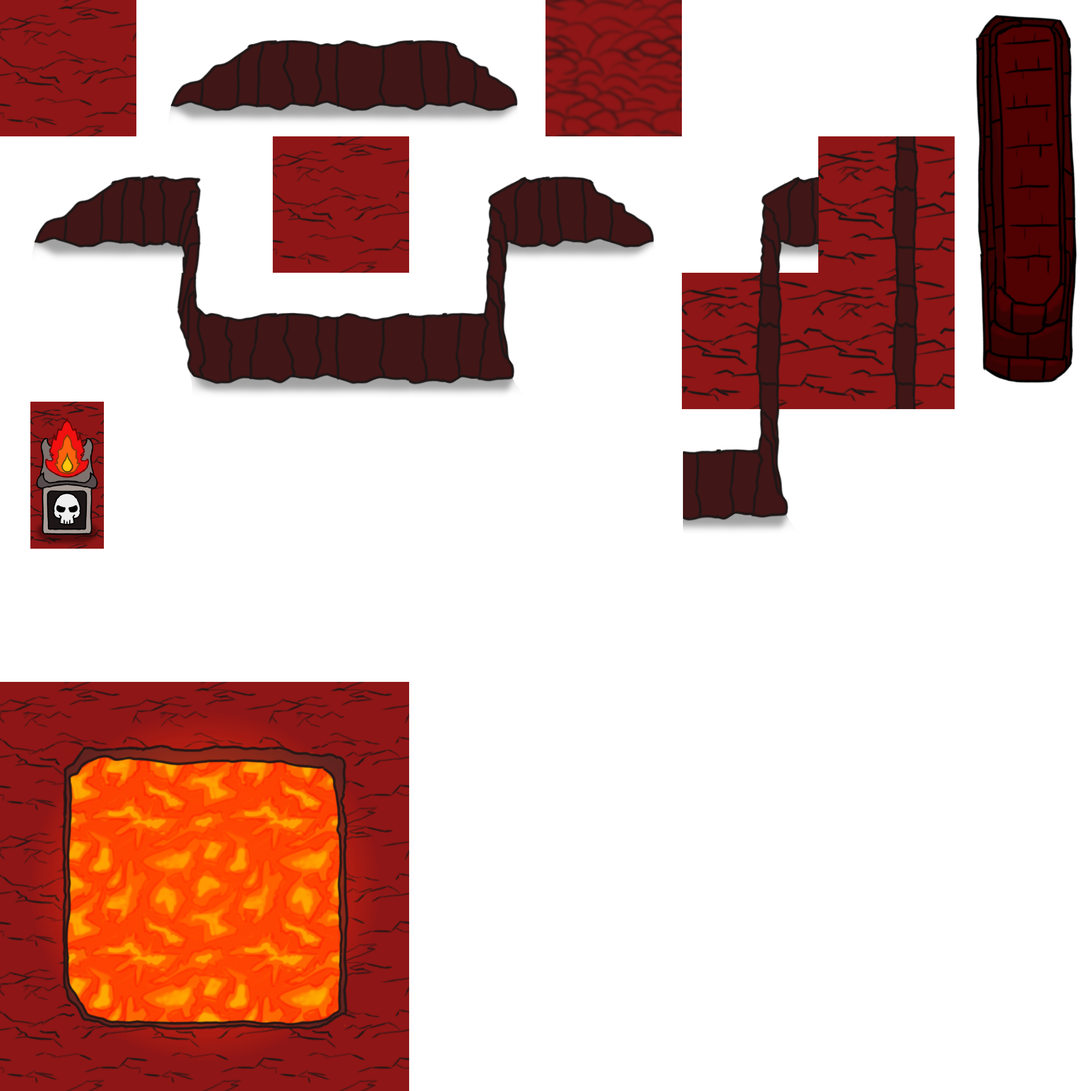
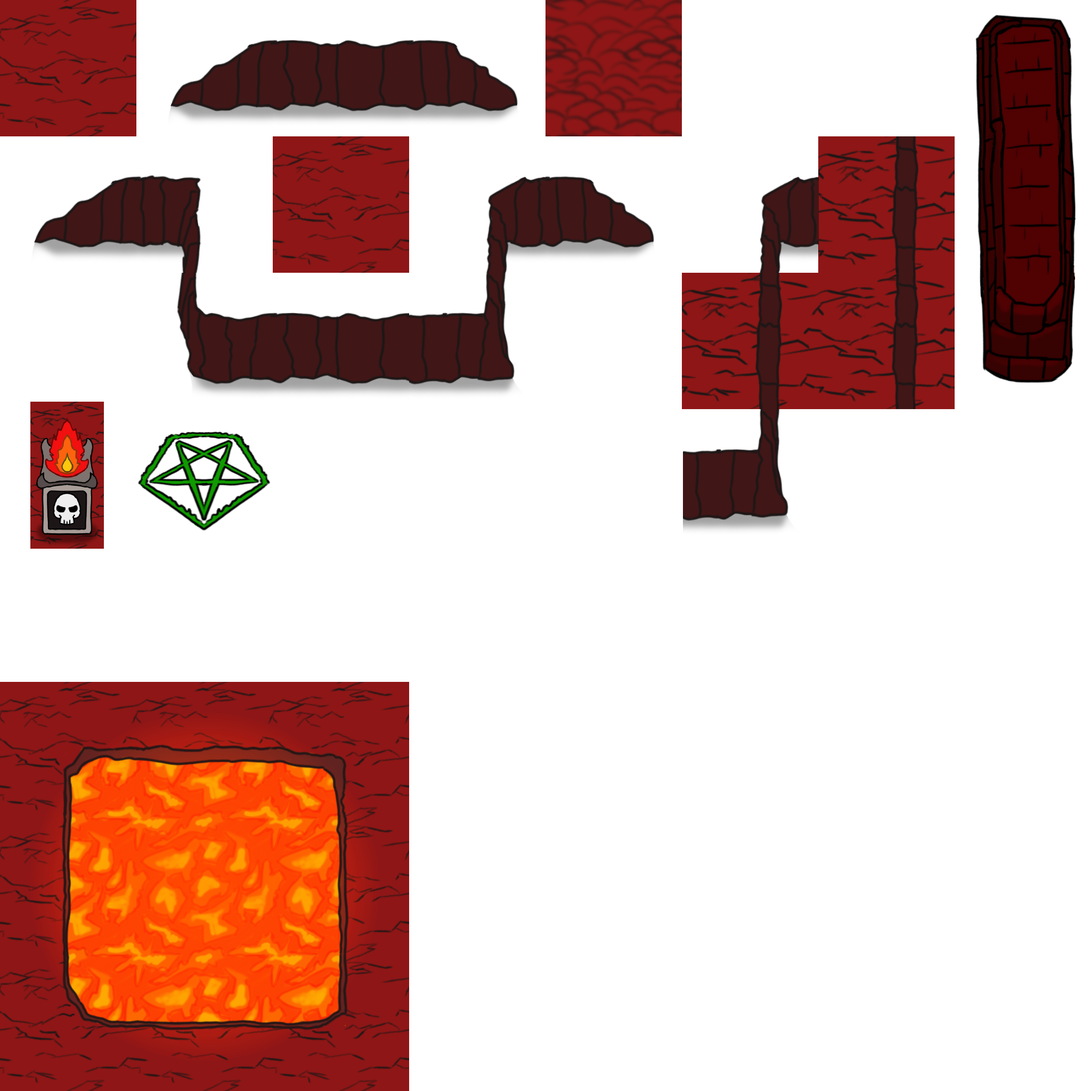
Revision of a layered (1091, 1091) image; what changed, layer by layer:
pixels changed over box(137, 106, 1078, 532) (layer not identified)
